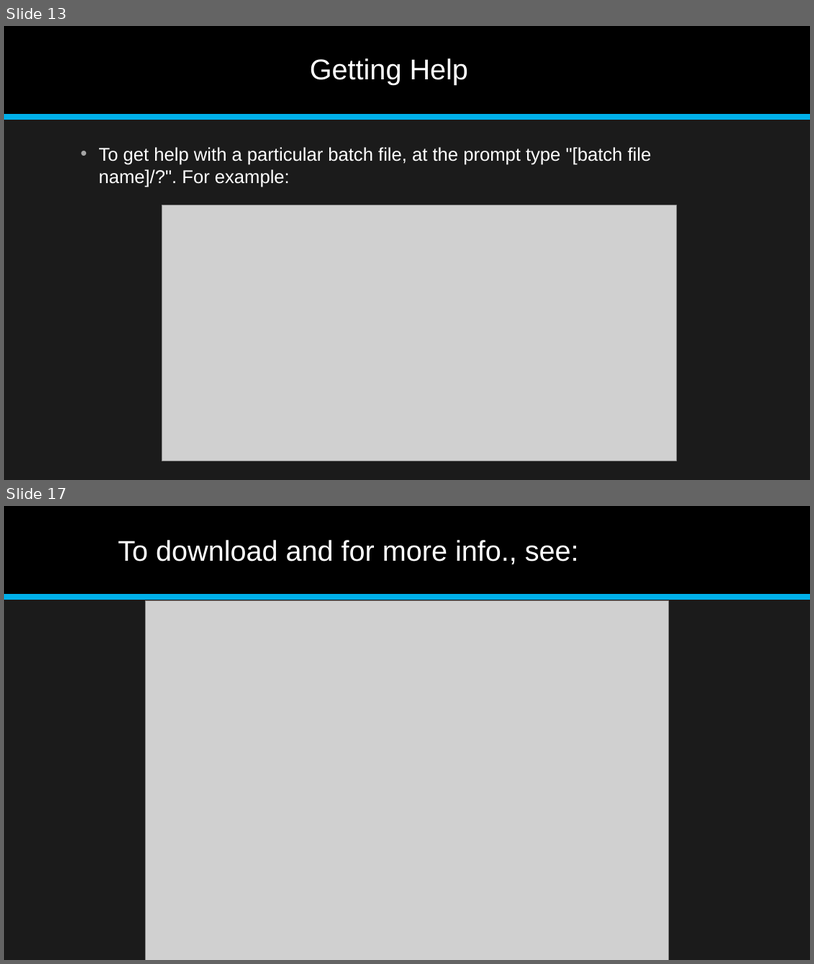
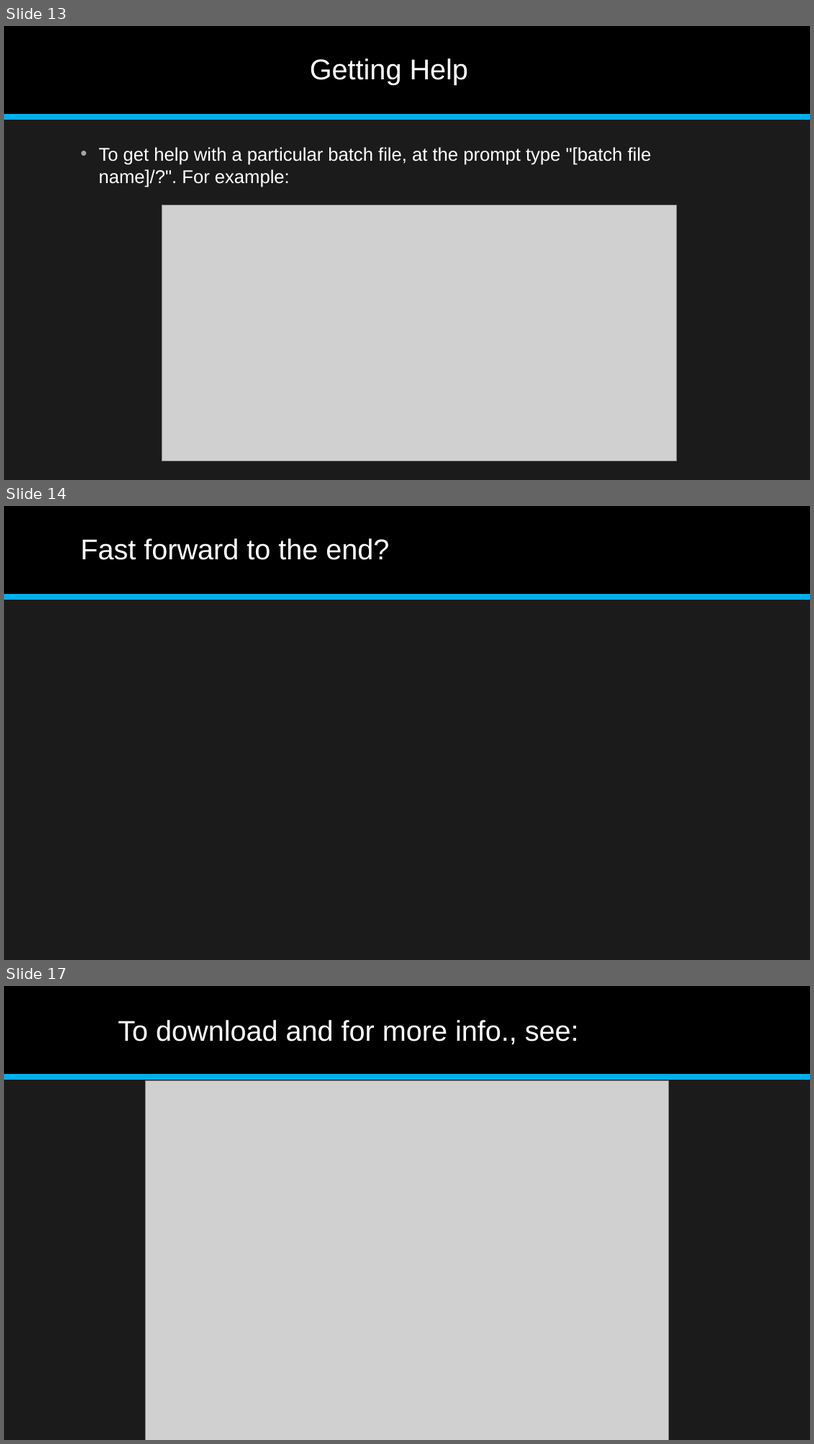
Before and after one commit to jonathan-r-jones/Composable-Batch-Files, a slide deck: Composable Batch File Helper.pptx. Shown one above the other, each under a label of ours: slides 13 and 17 before the commit, slides 13, 14 and 17 after it; the slides between them are not shown. The pictures are 814x964 and 814x1444 pixels, drawn with LibreOffice and Linux fonts; fonts in the diff are those of the drawing; grey boxes stand for pictures. Boxes give left, top, right and bottom in pixels: in the first picture for what was removed or moved away, otherwise in the second. Text is boxed around its words. In the diff, an @@ line names an element or a change of style, - is before the commit and + after.

```diff
--- a/Composable Batch File Helper.pptx
+++ b/Composable Batch File Helper.pptx
@@ slide 14 added at box(4, 506, 810, 960), background #1B1B1B; not listed: 2 template elements that a slide beside it also shows @@
@@ title added at box(80, 538, 389, 560), 34 pt, text #FFFFFF @@
+Fast forward to the end?
```
Also in this commit, not shown: 1 slide removed, 1 other file.
